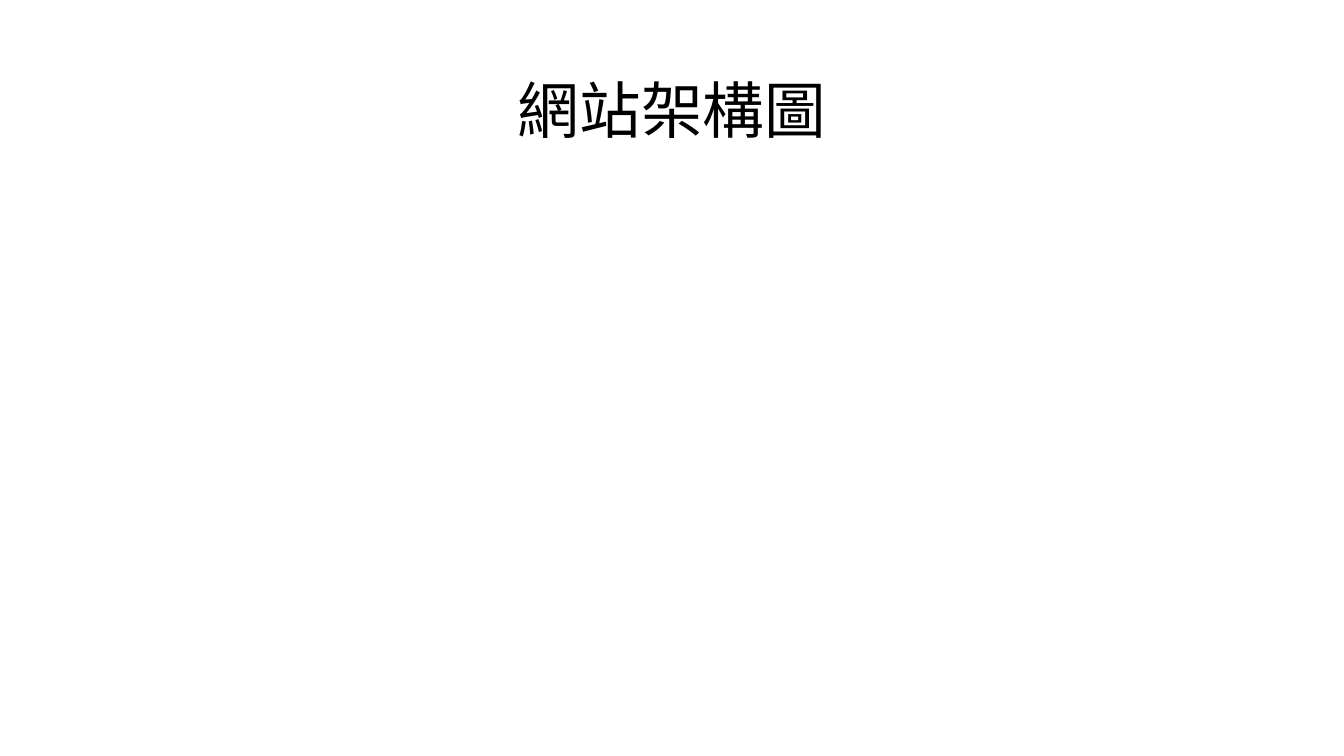
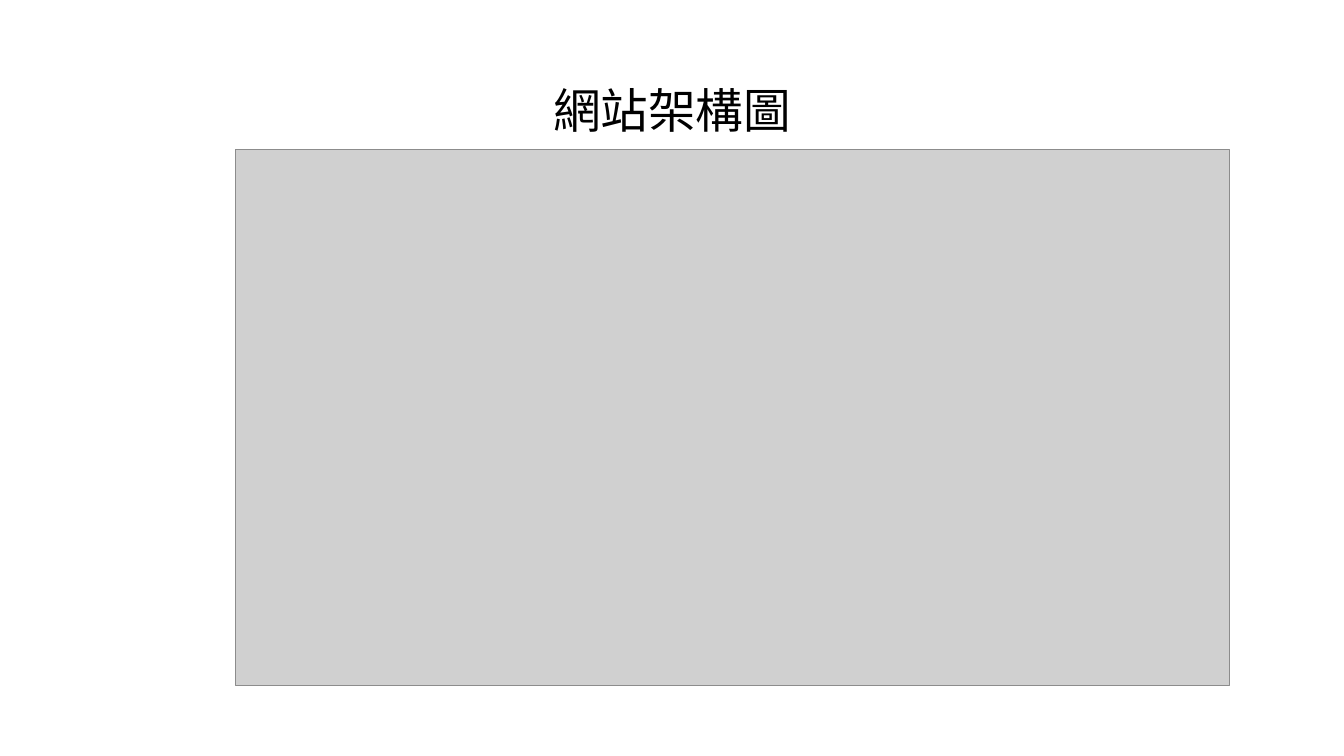
Before and after one commit to WeiHsuanLai/Taishan, a slide deck: slide 7 of 無人自助旅店期初報告.pptx. Drawn at 1344x756 pixels with LibreOffice and Linux fonts; fonts in the diff are those of the drawing; grey boxes stand for pictures. Boxes give left, top, right and bottom in pixels: in the first picture for what was removed or moved away, otherwise in the second. Text is boxed around its words. In the diff, an @@ line names an element or a change of style, - is before the commit and + after.

```diff
--- a/無人自助旅店期初報告.pptx
+++ b/無人自助旅店期初報告.pptx
@@ title "網站架構圖" at <box>553,88,791,132</box>: size 44 to 34 pt, font Calibri to Noto Sans CJK TC @@
@@ picture added at <box>236,149,1230,686</box> @@
```
Also in this commit, not shown: 2 other slides changed, 2 other files.
